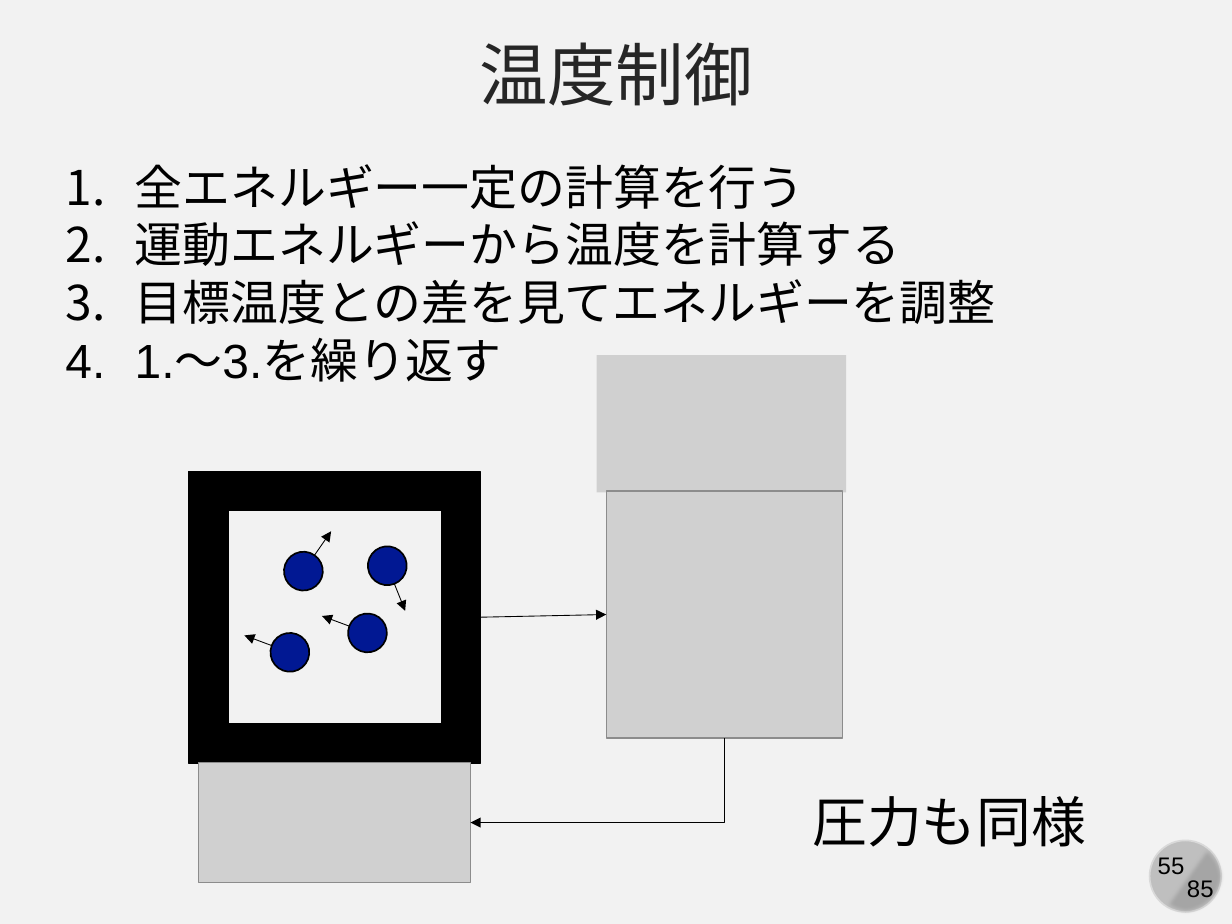
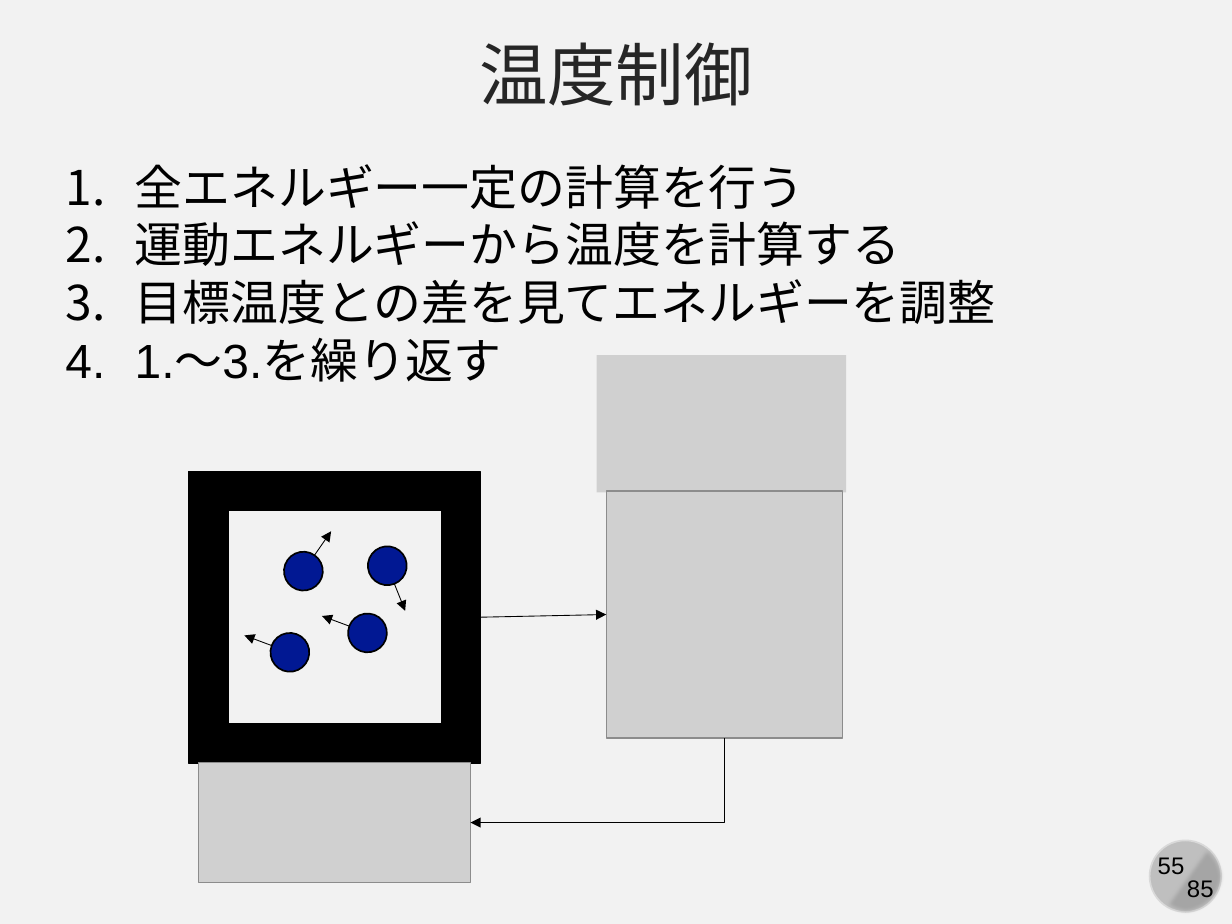
Before and after one commit to kaityo256/simulation_engineering, a slide deck: slide 55 of 06_md_observable/simulation06.pptx. Drawn at 1232x924 pixels with LibreOffice and Linux fonts; fonts in the diff are those of the drawing; grey boxes stand for pictures. Boxes give left, top, right and bottom in pixels: in the first picture for what was removed or moved away, otherwise in the second. Text is boxed around its words. In the diff, an @@ line names an element or a change of style, - is before the commit and + after.

Commit message:
63 slides

```diff
--- a/06_md_observable/simulation06.pptx
+++ b/06_md_observable/simulation06.pptx
@@ text removed at <box>812,796,1086,847</box> @@
-圧力も同様
```
Also in this commit, not shown: 8 slides added.
